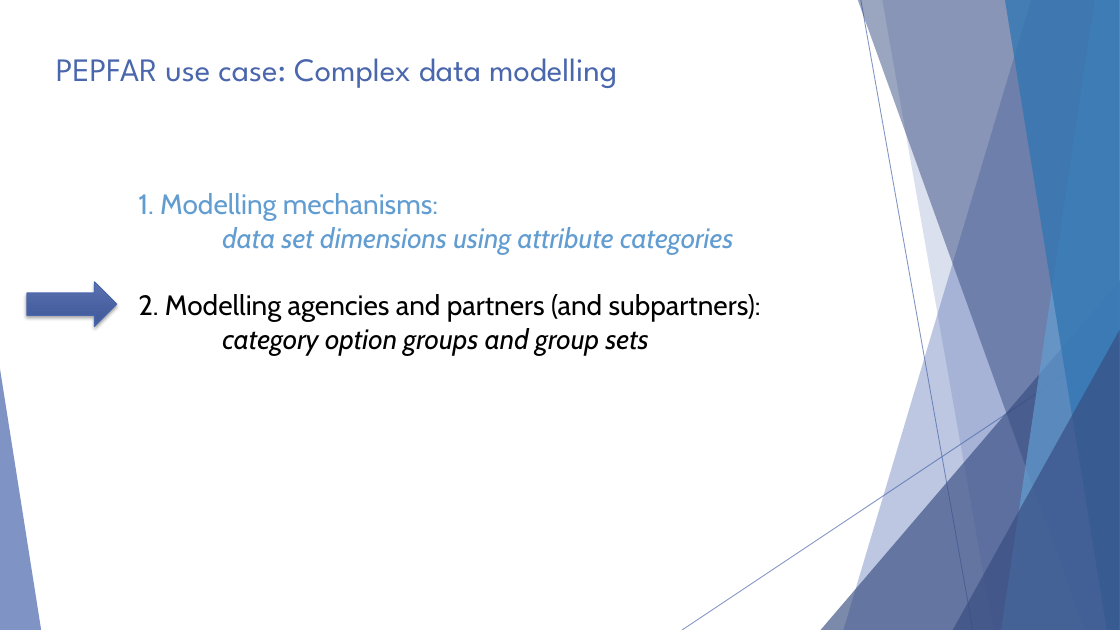
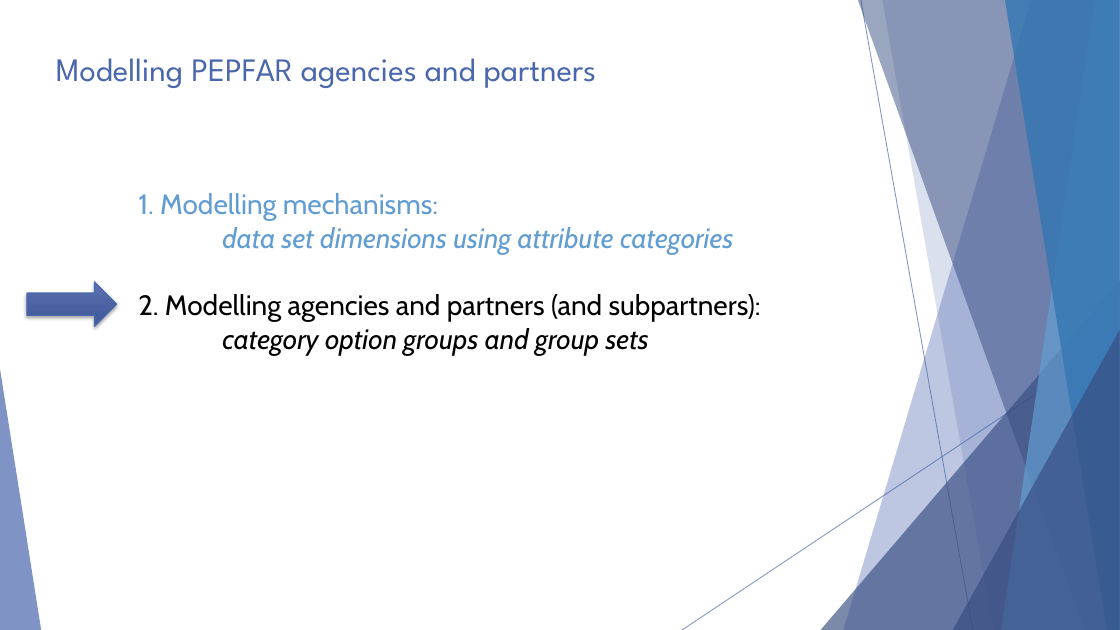
Before and after one commit to hispus/presentations, a slide deck: slide 17 of Complex_Data_Modelling/Complex_Data_Modelling.pptx. Drawn at 1120x630 pixels with LibreOffice and Linux fonts; fonts in the diff are those of the drawing; background and template pictures are left out. Boxes give left, top, right and bottom in pixels: in the first picture for what was removed or moved away, otherwise in the second. Text is boxed around its words. In the diff, an @@ line names an element or a change of style, - is before the commit and + after.

Commit message:
Updates Complex Data Modelling slides

```diff
--- a/Complex_Data_Modelling/Complex_Data_Modelling.pptx
+++ b/Complex_Data_Modelling/Complex_Data_Modelling.pptx
@@ title at [56, 58, 597, 88]: text changed @@
-PEPFAR use case: Complex data modelling
+Modelling PEPFAR agencies and partners
```
Also in this commit, not shown: 6 other slides changed, 1 other file.
